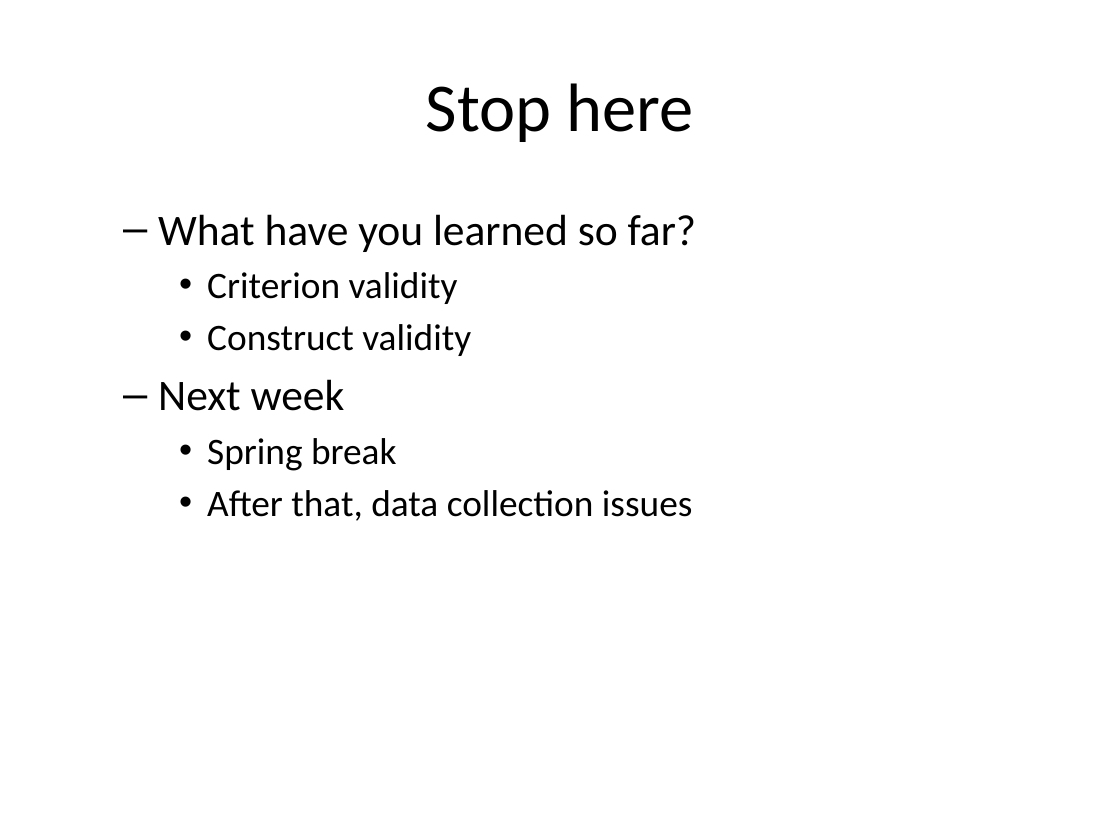
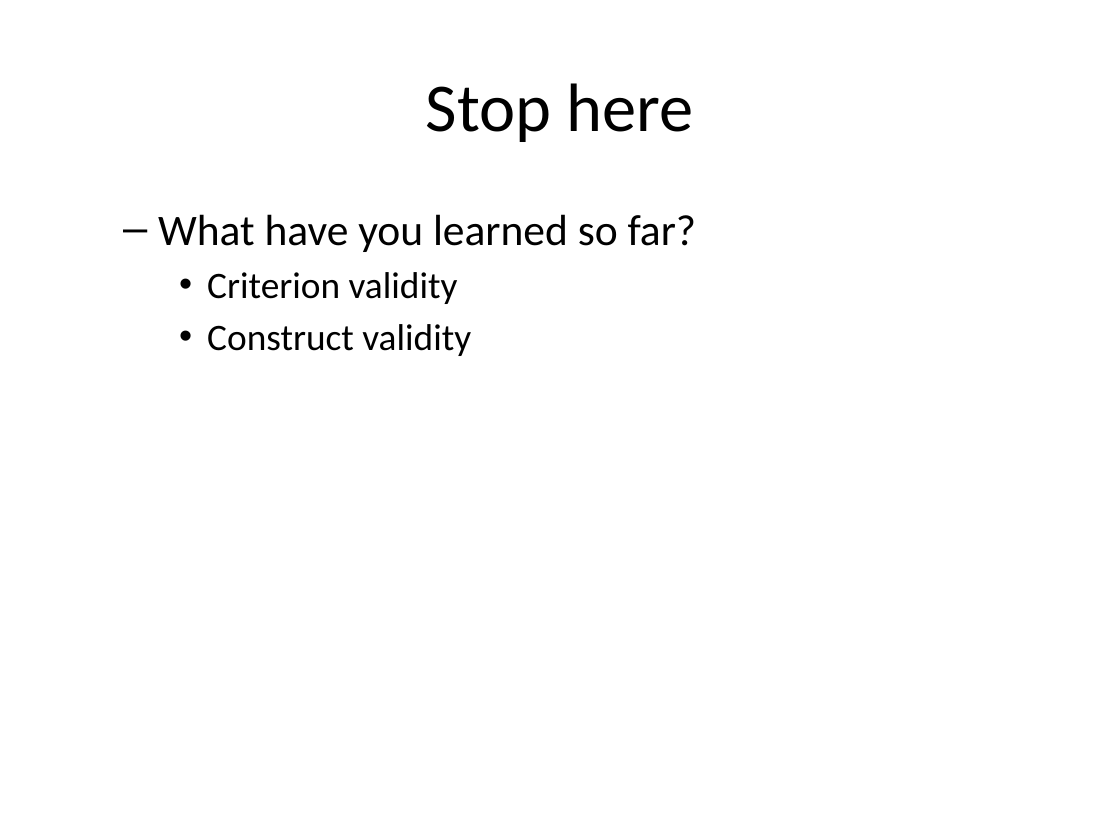
Before and after one commit to pmean/reliability-and-validity, a slide deck: slide 33 of src/rav.pptx. Drawn at 1120x840 pixels with LibreOffice and Linux fonts; fonts in the diff are those of the drawing. Boxes give left, top, right and bottom in pixels: in the first picture for what was removed or moved away, otherwise in the second. Text is boxed around its words. In the diff, an @@ line names an element or a change of style, - is before the commit and + after.

```diff
--- a/src/rav.pptx
+++ b/src/rav.pptx
@@ text at box(158, 379, 693, 521): paragraphs removed @@
-  – Next week
-    • Spring break
-    • After that, data collection issues
```
Also in this commit, not shown: 15 other slides changed, 18 slides added, 5 slides removed, 3 other files.
